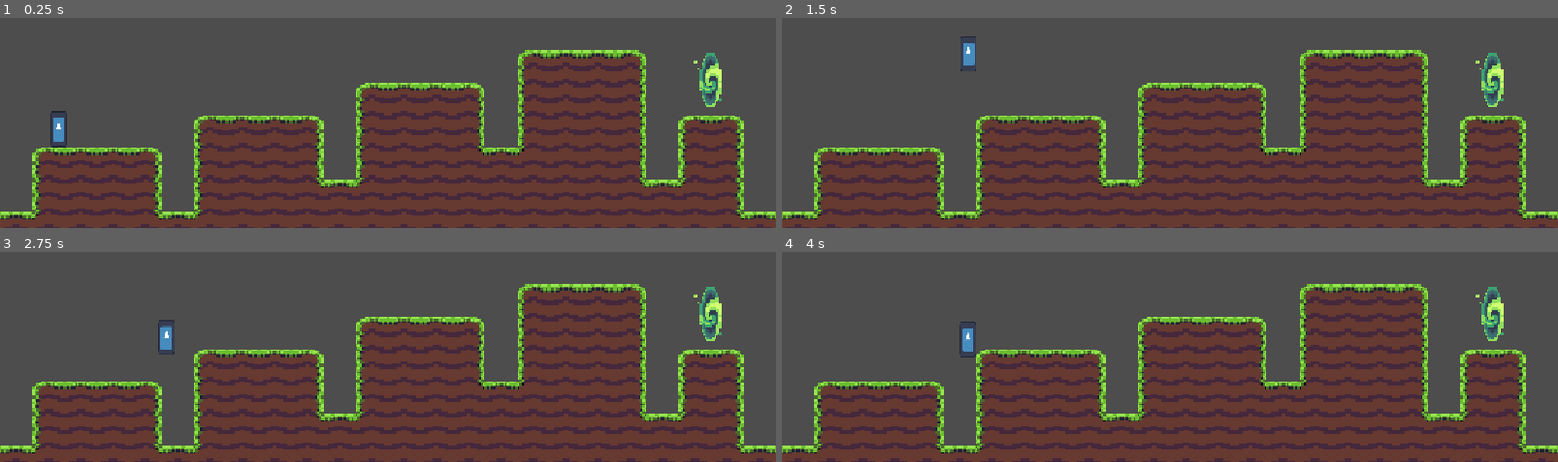
Above: before the commit, frames 1-4 (two rows, left to right).
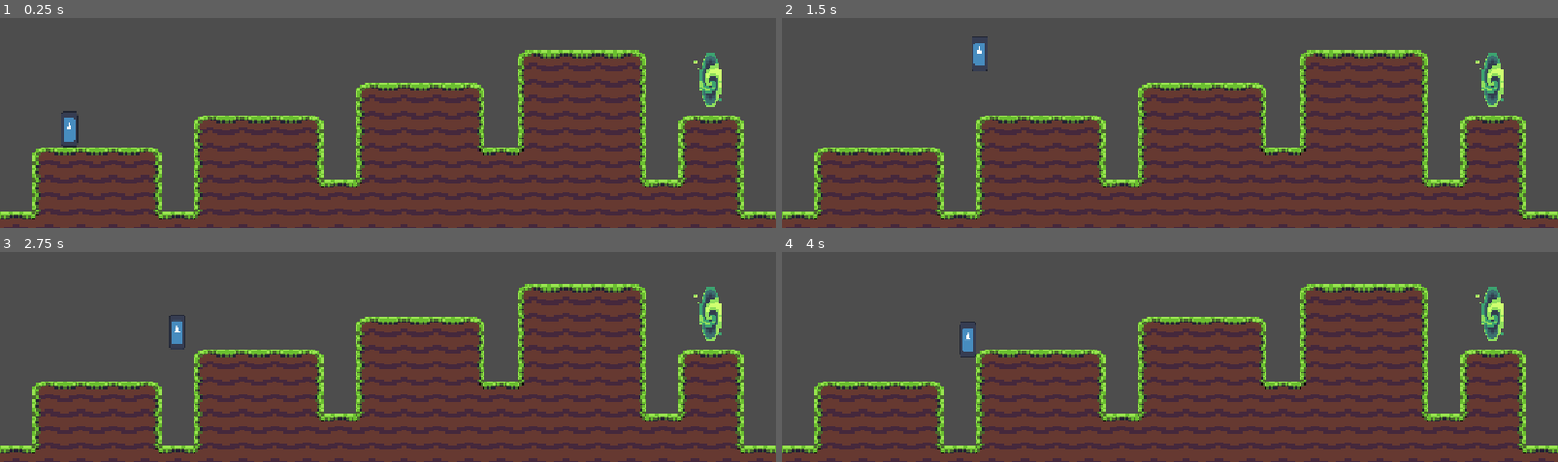
Above: after the commit, the same moments.

Repository: ConsciousBone/HavenJumpstartGameYesIndeed
Game: Godot game, scene res://level0.tscn
Two runs of this game, one before a commit and one after it. Both use one fixed random seed, a clock stepped at 60 frames per second and the inputs below. The engine's default icon, where the game draws it, is replaced by a stand-in: a white triangle on a blue panel in a dark square.
Inputs (mouse positions are in pixels of both pictures, inside the frame that each line leads up to):
- Up to frame 1 (0.25 s): no input
- Up to frame 2 (1.5 s): tap Enter at 0.5 s; move the mouse to (outside the picture) at 0.52 s; hold D (right) from 0.53 s (still down); tap Alt at 0.6 s; click (outside the picture) at 0.67 s; tap W (jump) at 0.77 s; move the mouse to (1014, 32) at 1.27 s; tap Shift at 1.35 s
- Up to frame 3 (2.75 s): tap W (jump) at 1.52 s; move the mouse to (outside the picture) at 2.02 s; release D (right) at 2.03 s; hold A (left) from 2.03 s (still down); tap Alt at 2.1 s
- Up to frame 4 (4 s): move the mouse to (1131, 331) at 2.77 s; release A (left) at 2.78 s; hold D (right) from 2.78 s (still down); tap Shift at 2.85 s; click (1131, 331) at 2.92 s; tap W (jump) at 3.02, 3.77 s; tap Space at 3.5 s; move the mouse to (1402, 308) at 3.52 s; tap Alt at 3.6 s

The runs differ from the first frame. In frame 1, 0.4% of the frame differs, in the area x 6-11%, y 44-62%; in frame 2, 0.3%; in frame 3, 0.4%; in frame 4, less than 0.1%.

Commit message:
make portal work, move player into its own scene

Diff:
--- /dev/null
+++ b/Player.tscn
@@ -0,0 +1,20 @@
+[gd_scene format=3 uid="uid://idt0cl1r0kjw"]
+
+[ext_resource type="Texture2D" uid="uid://dml43xghl2fy2" path="res://icon.svg" id="1_xhfnw"]
+[ext_resource type="Script" uid="uid://nsqxv4hncrhf" path="res://player.gd" id="2_kpjcp"]
+
+[sub_resource type="RectangleShape2D" id="RectangleShape2D_kpjcp"]
+size = Vector2(128, 130.5)
+
+[node name="Player" type="CharacterBody2D" unique_id=1158620152]
+script = ExtResource("2_kpjcp")
+
+[node name="CollisionShape2D" type="CollisionShape2D" parent="." unique_id=144264180]
+position = Vector2(0, -0.51724243)
+scale = Vector2(0.1875, 0.4137931)
+shape = SubResource("RectangleShape2D_kpjcp")
+
+[node name="Sprite2D" type="Sprite2D" parent="." unique_id=1487513553]
+position = Vector2(0, -0.51724243)
+scale = Vector2(0.1875, 0.4137931)
+texture = ExtResource("1_xhfnw")
--- a/level0.tscn
+++ b/level0.tscn
@@ -1,9 +1,10 @@
 [gd_scene format=4 uid="uid://bahat7dfvt6gn"]
 
 [ext_resource type="Texture2D" uid="uid://d04eks6nim0s6" path="res://assets/GrassDirt.png" id="1_tgtrw"]
-[ext_resource type="Script" uid="uid://nsqxv4hncrhf" path="res://player.gd" id="2_tgtrw"]
-[ext_resource type="Texture2D" uid="uid://dml43xghl2fy2" path="res://icon.svg" id="3_f02tp"]
+[ext_resource type="Script" uid="uid://b8jjmptfmo5ce" path="res://portal.gd" id="2_f02tp"]
+[ext_resource type="PackedScene" uid="uid://bjj224y4qxoiq" path="res://level1.tscn" id="3_04g2k"]
 [ext_resource type="Texture2D" uid="uid://chk75tmemxgff" path="res://assets/Dimensional_Portal.png" id="4_f02tp"]
+[ext_resource type="PackedScene" uid="uid://idt0cl1r0kjw" path="res://Player.tscn" id="5_f02tp"]
 
 [sub_resource type="TileSetAtlasSource" id="TileSetAtlasSource_1bvp3"]
 texture = ExtResource("1_tgtrw")
@@ -109,10 +110,7 @@
 [sub_resource type="RectangleShape2D" id="RectangleShape2D_tgtrw"]
 size = Vector2(49, 80.75)
 
-[sub_resource type="RectangleShape2D" id="RectangleShape2D_wwx8e"]
-size = Vector2(128, 130.5)
-
-[node name="Node" type="Node" unique_id=666295827]
+[node name="Node" type="Node2D" unique_id=1072592927]
 
 [node name="TileMapLayer" type="TileMapLayer" parent="." unique_id=1214025369]
 texture_filter = 1
@@ -121,6 +119,8 @@
 tile_set = SubResource("TileSet_wwx8e")
 
 [node name="Portal" type="Area2D" parent="." unique_id=1608109631]
+script = ExtResource("2_f02tp")
+target_scene = ExtResource("3_04g2k")
 
 [node name="CollisionShape2D" type="CollisionShape2D" parent="Portal" unique_id=1563904275]
 position = Vector2(1054.5, 428.625)
@@ -132,15 +132,5 @@
 scale = Vector2(2.65625, 2.65625)
 texture = ExtResource("4_f02tp")
 
-[node name="Player" type="CharacterBody2D" parent="." unique_id=1106568066]
-script = ExtResource("2_tgtrw")
-
-[node name="CollisionShape2D" type="CollisionShape2D" parent="Player" unique_id=714052509]
-position = Vector2(87, 496.48276)
-scale = Vector2(0.1875, 0.4137931)
-shape = SubResource("RectangleShape2D_wwx8e")
-
-[node name="Sprite2D" type="Sprite2D" parent="Player" unique_id=1891191461]
-position = Vector2(87, 496.48276)
-scale = Vector2(0.1875, 0.4137931)
-texture = ExtResource("3_f02tp")
+[node name="Player" parent="." unique_id=1158620152 instance=ExtResource("5_f02tp")]
+position = Vector2(103, 497)
--- /dev/null
+++ b/level1.tscn
@@ -0,0 +1,3 @@
+[gd_scene format=3 uid="uid://bjj224y4qxoiq"]
+
+[node name="Level1" type="Node2D" unique_id=1851048849]
--- a/player.gd
+++ b/player.gd
@@ -4,6 +4,9 @@
 const SPEED = 200.0
 const JUMP_VELOCITY = -500.0
 
+func _ready() -> void:
+	print("player ready, adding to player group")
+	add_to_group("player")
 
 func _physics_process(delta: float) -> void:
 	# Add the gravity.
--- /dev/null
+++ b/portal.gd
@@ -0,0 +1,14 @@
+extends Area2D
+# This was stolen directly from untitled adventure game :D
+# So basically I stole my own work... wow...
+
+@export var target_scene: PackedScene
+
+# Called when the node enters the scene tree for the first time.
+func _ready() -> void:
+	body_entered.connect(_on_body_entered)
+
+func _on_body_entered(body: Node) -> void:
+	if body.is_in_group("player") and target_scene:
+		print("portal: player _on_body_entered, changing scene")
+		get_tree().change_scene_to_packed(target_scene)
Not shown, added: portal.gd.uid
